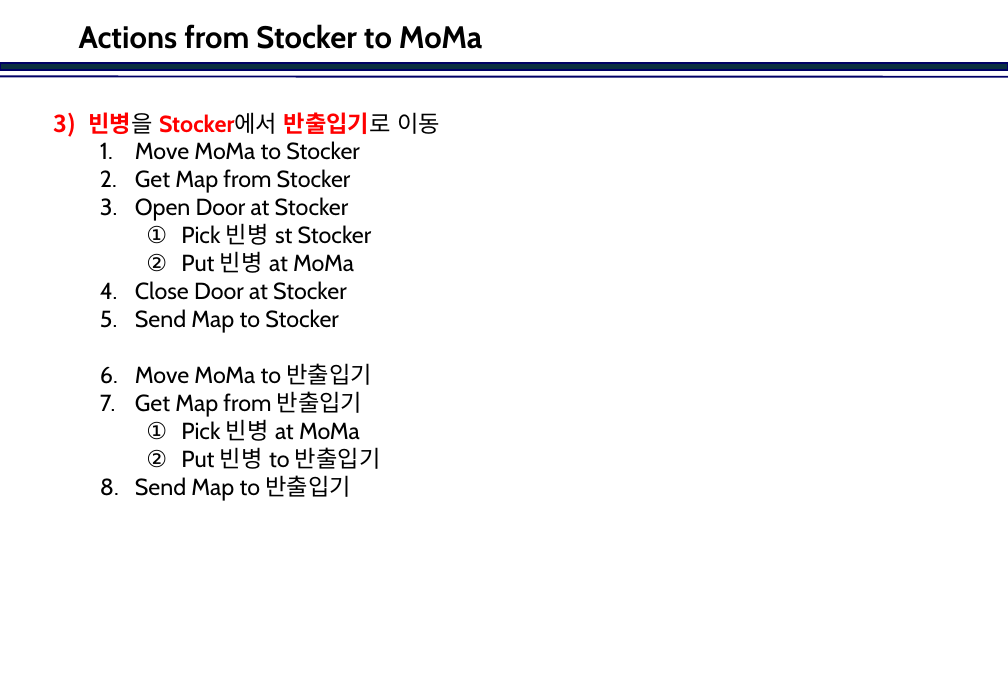
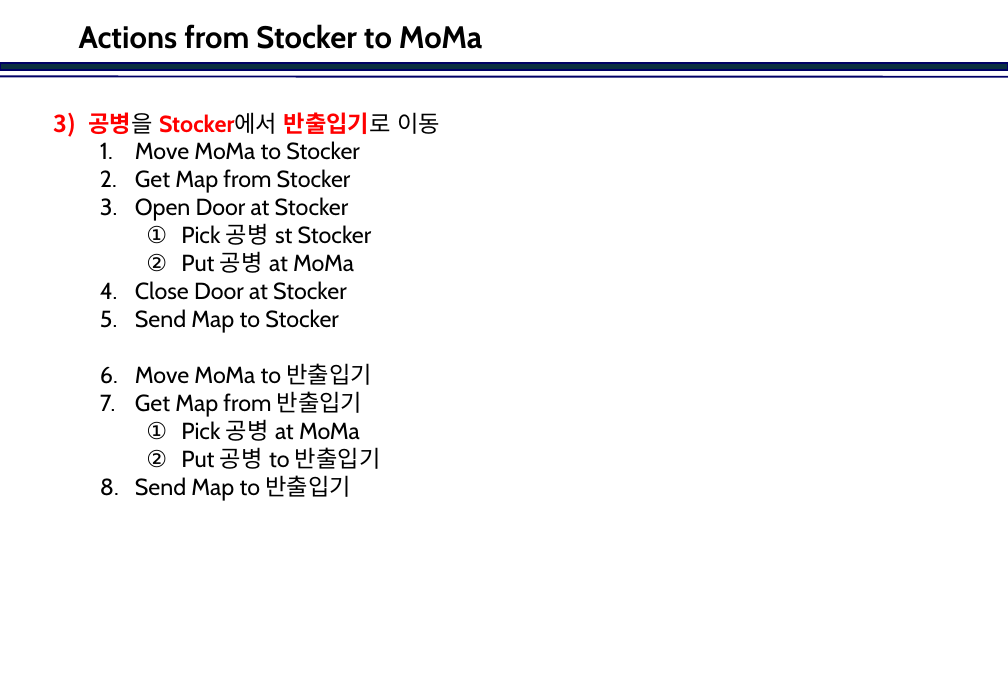
Before and after one commit to jinkabpark/SamickThk_Analysis, a slide deck: slide 22 of 허종원/Travel Scenario.pptx (slide 21 before the commit). Drawn at 1008x698 pixels with LibreOffice and Linux fonts; fonts in the diff are those of the drawing; background and template pictures are left out. Boxes give left, top, right and bottom in pixels: in the first picture for what was removed or moved away, otherwise in the second. Text is boxed around its words. In the diff, an @@ line names an element or a change of style, - is before the commit and + after.

```diff
--- a/허종원/Travel Scenario.pptx
+++ b/허종원/Travel Scenario.pptx
@@ text at <box>88,112,440,134</box>: text changed @@
-3) 빈병을 Stocker에서 반출입기로 이동
+3) 공병을 Stocker에서 반출입기로 이동
@@ text at <box>181,223,372,273</box>: text changed @@
-    1. Pick 빈병 st Stocker
-    2. Put 빈병 at MoMa
+    1. Pick 공병 st Stocker
+    2. Put 공병 at MoMa
@@ text at <box>181,419,381,469</box>: text changed @@
-    1. Pick 빈병 at MoMa
-    2. Put 빈병 to 반출입기
+    1. Pick 공병 at MoMa
+    2. Put 공병 to 반출입기
```
Also in this commit, not shown: 17 other slides changed, 2 slides added, 1 slide removed.
